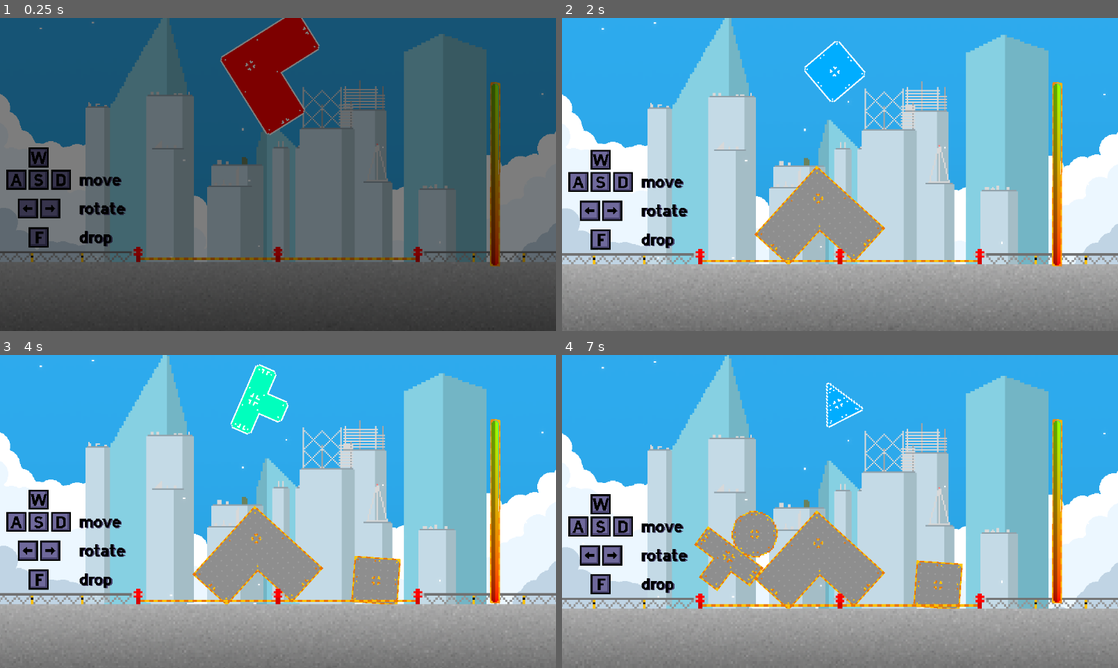
Above: before the commit, frames 1-4 (two rows, left to right).
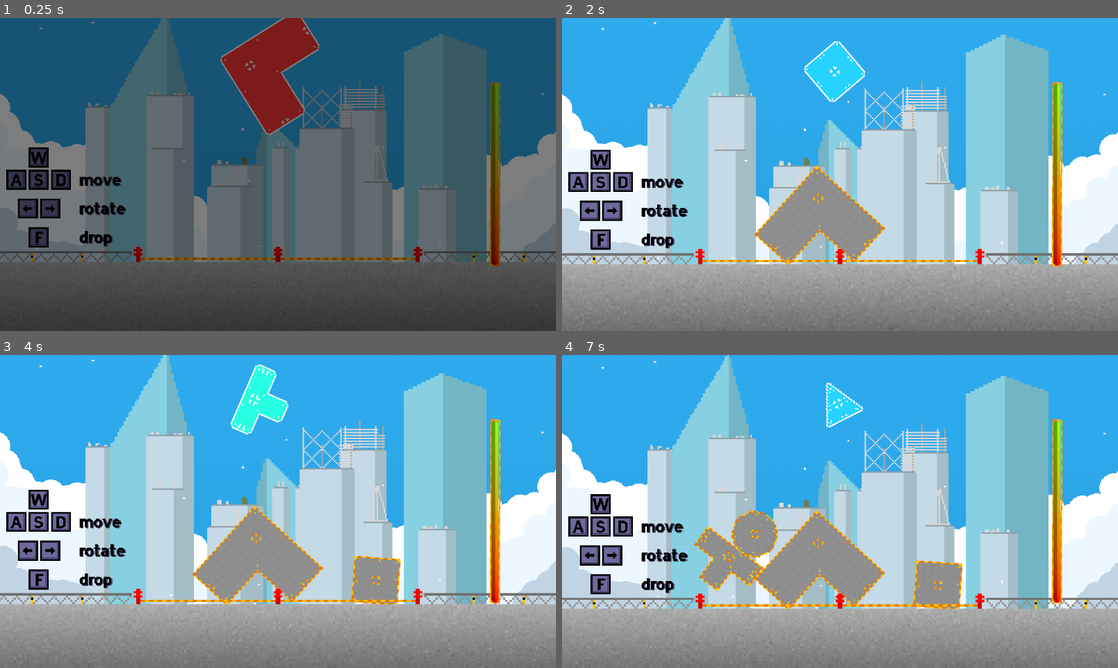
Above: after the commit, the same moments.

Repository: drew-abbo/gmtk_game_jam_game
Game: Godot game, scene res://game.tscn
Same seed, same stepped clock (60 frames per second), same inputs: the game is played once before the commit and once after it.
Inputs:
- Up to frame 1 (0.25 s): no input
- Up to frame 2 (2 s): hold D (move_right) 0.53-1.28 s; tap F (drop_piece) at 0.6, 1.35 s; hold S (move_down) from 1.28 s (still down)
- Up to frame 3 (4 s): release S (move_down) at 2.03 s; hold D (move_right) 2.03-2.78 s; tap F (drop_piece) at 2.1, 2.85, 3.6 s; hold W (move_up) 2.78-3.53 s; hold A (move_left) from 3.53 s (still down)
- Up to frame 4 (7 s): tap F (drop_piece) every 0.75 s from 4.35 to 6.6 s; release A (move_left) at 5.03 s; hold S (move_down) 5.03-5.78 s; hold D (move_right) 5.78-6.53 s; hold W (move_up) from 6.53 s (still down)

The runs differ from the first frame. In frame 1, 3.3% of the frame differs, in the area x 39-58%, y 0-37%; in frame 2, 1.0%; in frame 3, 1.0%; in frame 4, 0.4%.

Commit message:
improvements and fixes

Diff:
--- a/Building/Pieces/GlowShader.gdshader
+++ b/Building/Pieces/GlowShader.gdshader
@@ -5,7 +5,7 @@
 void fragment() {
 	if (do_glow) {
 		vec4 pixel_color = texture(TEXTURE, UV);
-		float glow_intensity = 0.15 * (sin(1.0 * TIME * PI) + 1.0);
+		float glow_intensity = 0.1 * (sin(1.0 * TIME * PI) + 1.0) + 0.05;
 		pixel_color += vec4(glow_intensity, glow_intensity, glow_intensity, 0);
 		COLOR = vec4(pixel_color.r, pixel_color.g, pixel_color.b, pixel_color.a);
 	}
--- a/Building/Pieces/Variants/angle_box_1.tscn
+++ b/Building/Pieces/Variants/angle_box_1.tscn
@@ -1,12 +1,14 @@
-[gd_scene load_steps=3 format=3 uid="uid://cbnhthckwkon5"]
+[gd_scene load_steps=4 format=3 uid="uid://cbnhthckwkon5"]
 
 [ext_resource type="PackedScene" uid="uid://cjg4a5yo4wh6x" path="res://Building/Pieces/building_piece.tscn" id="1_xmrbx"]
 [ext_resource type="Texture2D" uid="uid://7n4mnedimpqr" path="res://Assets/Angle Box 1.png" id="2_k28g6"]
+[ext_resource type="Material" uid="uid://bcimy1hebgo6p" path="res://Building/Pieces/glow_material.tres" id="2_q55tr"]
 
 [node name="BuildingPiece" instance=ExtResource("1_xmrbx")]
 steel_sprite_version = "res://Assets/Angle Box 1 (STEEL).png"
 
 [node name="Sprite2D" type="Sprite2D" parent="RigidBody2D" index="0"]
+material = ExtResource("2_q55tr")
 scale = Vector2(2, 2)
 texture = ExtResource("2_k28g6")
 
--- a/Building/Pieces/Variants/angle_box_2.tscn
+++ b/Building/Pieces/Variants/angle_box_2.tscn
@@ -1,12 +1,14 @@
-[gd_scene load_steps=3 format=3 uid="uid://cvk6ha86ed54w"]
+[gd_scene load_steps=4 format=3 uid="uid://cvk6ha86ed54w"]
 
 [ext_resource type="PackedScene" uid="uid://cjg4a5yo4wh6x" path="res://Building/Pieces/building_piece.tscn" id="1_1ir8y"]
 [ext_resource type="Texture2D" uid="uid://cyl073yma6kj8" path="res://Assets/Angle Box 2.png" id="2_hy56a"]
+[ext_resource type="Material" uid="uid://bcimy1hebgo6p" path="res://Building/Pieces/glow_material.tres" id="2_m341m"]
 
 [node name="BuildingPiece" instance=ExtResource("1_1ir8y")]
 steel_sprite_version = "res://Assets/Angle Box 2 (STEEL).png"
 
 [node name="Sprite2D" type="Sprite2D" parent="RigidBody2D" index="0"]
+material = ExtResource("2_m341m")
 scale = Vector2(2, 2)
 texture = ExtResource("2_hy56a")
 
--- a/Building/Pieces/Variants/box_1.tscn
+++ b/Building/Pieces/Variants/box_1.tscn
@@ -1,6 +1,7 @@
-[gd_scene load_steps=4 format=3 uid="uid://bqy5a4gssmoul"]
+[gd_scene load_steps=5 format=3 uid="uid://bqy5a4gssmoul"]
 
 [ext_resource type="PackedScene" uid="uid://cjg4a5yo4wh6x" path="res://Building/Pieces/building_piece.tscn" id="1_e5dd8"]
+[ext_resource type="Material" uid="uid://bcimy1hebgo6p" path="res://Building/Pieces/glow_material.tres" id="2_ks6d6"]
 [ext_resource type="Texture2D" uid="uid://bdii11uan6don" path="res://Assets/Box Type 1.png" id="2_lertm"]
 
 [sub_resource type="RectangleShape2D" id="RectangleShape2D_ea644"]
@@ -10,6 +11,7 @@
 steel_sprite_version = "res://Assets/Box Type 1 (STEEL).png"
 
 [node name="Sprite2D" type="Sprite2D" parent="RigidBody2D" index="0"]
+material = ExtResource("2_ks6d6")
 scale = Vector2(2, 2)
 texture = ExtResource("2_lertm")
 
--- a/Building/Pieces/Variants/box_2.tscn
+++ b/Building/Pieces/Variants/box_2.tscn
@@ -1,7 +1,8 @@
-[gd_scene load_steps=4 format=3 uid="uid://dcvcn3vtw6gy2"]
+[gd_scene load_steps=5 format=3 uid="uid://dcvcn3vtw6gy2"]
 
 [ext_resource type="PackedScene" uid="uid://cjg4a5yo4wh6x" path="res://Building/Pieces/building_piece.tscn" id="1_xpd7r"]
 [ext_resource type="Texture2D" uid="uid://f0igjcuqj8b5" path="res://Assets/Box 2.png" id="2_1ph1g"]
+[ext_resource type="Material" uid="uid://bcimy1hebgo6p" path="res://Building/Pieces/glow_material.tres" id="2_trwv8"]
 
 [sub_resource type="RectangleShape2D" id="RectangleShape2D_ea644"]
 size = Vector2(30, 30)
@@ -10,6 +11,7 @@
 steel_sprite_version = "res://Assets/Box 2 (STEEL).png"
 
 [node name="Sprite2D" type="Sprite2D" parent="RigidBody2D" index="0"]
+material = ExtResource("2_trwv8")
 scale = Vector2(2, 2)
 texture = ExtResource("2_1ph1g")
 
--- a/Building/Pieces/Variants/circle_1.tscn
+++ b/Building/Pieces/Variants/circle_1.tscn
@@ -1,7 +1,8 @@
-[gd_scene load_steps=4 format=3 uid="uid://b8jvu5ki6og3q"]
+[gd_scene load_steps=5 format=3 uid="uid://b8jvu5ki6og3q"]
 
 [ext_resource type="PackedScene" uid="uid://cjg4a5yo4wh6x" path="res://Building/Pieces/building_piece.tscn" id="1_modlj"]
 [ext_resource type="Texture2D" uid="uid://c11txrqohtsod" path="res://Assets/Circle Type 1.png" id="2_nuqt8"]
+[ext_resource type="Material" uid="uid://bcimy1hebgo6p" path="res://Building/Pieces/glow_material.tres" id="2_tjbsw"]
 
 [sub_resource type="CircleShape2D" id="CircleShape2D_x0qsl"]
 radius = 31.0
@@ -10,6 +11,7 @@
 steel_sprite_version = "res://Assets/Circle 1 (STEEL).png"
 
 [node name="Sprite2D" type="Sprite2D" parent="RigidBody2D" index="0"]
+material = ExtResource("2_tjbsw")
 scale = Vector2(2, 2)
 texture = ExtResource("2_nuqt8")
 
--- a/Building/Pieces/Variants/octagon_1.tscn
+++ b/Building/Pieces/Variants/octagon_1.tscn
@@ -1,12 +1,14 @@
-[gd_scene load_steps=3 format=3 uid="uid://1fll1apueny3"]
+[gd_scene load_steps=4 format=3 uid="uid://1fll1apueny3"]
 
 [ext_resource type="PackedScene" uid="uid://cjg4a5yo4wh6x" path="res://Building/Pieces/building_piece.tscn" id="1_6qx6h"]
+[ext_resource type="Material" uid="uid://bcimy1hebgo6p" path="res://Building/Pieces/glow_material.tres" id="2_0kk8a"]
 [ext_resource type="Texture2D" uid="uid://dffc5ddl8ld40" path="res://Assets/Octagon Type 1.png" id="2_knekt"]
 
 [node name="BuildingPiece" instance=ExtResource("1_6qx6h")]
 steel_sprite_version = "res://Assets/Octagon 1 (STEEL).png"
 
 [node name="Sprite2D" type="Sprite2D" parent="RigidBody2D" index="0"]
+material = ExtResource("2_0kk8a")
 scale = Vector2(2, 2)
 texture = ExtResource("2_knekt")
 
--- a/Building/Pieces/Variants/plus_1.tscn
+++ b/Building/Pieces/Variants/plus_1.tscn
@@ -1,12 +1,14 @@
-[gd_scene load_steps=3 format=3 uid="uid://do1ipuvkcff81"]
+[gd_scene load_steps=4 format=3 uid="uid://do1ipuvkcff81"]
 
 [ext_resource type="PackedScene" uid="uid://cjg4a5yo4wh6x" path="res://Building/Pieces/building_piece.tscn" id="1_uy6b3"]
+[ext_resource type="Material" uid="uid://bcimy1hebgo6p" path="res://Building/Pieces/glow_material.tres" id="2_gvc7m"]
 [ext_resource type="Texture2D" uid="uid://jtxhslq3xh18" path="res://Assets/Plus Type 1.png" id="2_py4vk"]
 
 [node name="BuildingPiece" instance=ExtResource("1_uy6b3")]
 steel_sprite_version = "res://Assets/Plus 1 (STEEL).png"
 
 [node name="Sprite2D" type="Sprite2D" parent="RigidBody2D" index="0"]
+material = ExtResource("2_gvc7m")
 scale = Vector2(2, 2)
 texture = ExtResource("2_py4vk")
 
--- a/Building/Pieces/Variants/t_box_1.tscn
+++ b/Building/Pieces/Variants/t_box_1.tscn
@@ -1,12 +1,14 @@
-[gd_scene load_steps=3 format=3 uid="uid://blqtku4q68lyt"]
+[gd_scene load_steps=4 format=3 uid="uid://blqtku4q68lyt"]
 
 [ext_resource type="PackedScene" uid="uid://cjg4a5yo4wh6x" path="res://Building/Pieces/building_piece.tscn" id="1_aa1e1"]
+[ext_resource type="Material" uid="uid://bcimy1hebgo6p" path="res://Building/Pieces/glow_material.tres" id="2_1hl0t"]
 [ext_resource type="Texture2D" uid="uid://ciy6ogp82uyni" path="res://Assets/T Box 1.png" id="2_stivu"]
 
 [node name="BuildingPiece" instance=ExtResource("1_aa1e1")]
 steel_sprite_version = "res://Assets/T Box 1 (STEEL).png"
 
 [node name="Sprite2D" type="Sprite2D" parent="RigidBody2D" index="0"]
+material = ExtResource("2_1hl0t")
 scale = Vector2(2, 2)
 texture = ExtResource("2_stivu")
 
--- a/Building/Pieces/Variants/t_box_2.tscn
+++ b/Building/Pieces/Variants/t_box_2.tscn
@@ -1,12 +1,14 @@
-[gd_scene load_steps=3 format=3 uid="uid://b2gyl7plthiw2"]
+[gd_scene load_steps=4 format=3 uid="uid://b2gyl7plthiw2"]
 
 [ext_resource type="PackedScene" uid="uid://cjg4a5yo4wh6x" path="res://Building/Pieces/building_piece.tscn" id="1_7mn77"]
 [ext_resource type="Texture2D" uid="uid://3r6enpx1usv" path="res://Assets/T Box 2.png" id="2_ocqjr"]
+[ext_resource type="Material" uid="uid://bcimy1hebgo6p" path="res://Building/Pieces/glow_material.tres" id="2_xbut6"]
 
 [node name="BuildingPiece" instance=ExtResource("1_7mn77")]
 steel_sprite_version = "res://Assets/T Box 2 (STEEL).png"
 
 [node name="Sprite2D" type="Sprite2D" parent="RigidBody2D" index="0"]
+material = ExtResource("2_xbut6")
 scale = Vector2(2, 2)
 texture = ExtResource("2_ocqjr")
 
--- a/Building/Pieces/Variants/triangle_1.tscn
+++ b/Building/Pieces/Variants/triangle_1.tscn
@@ -1,12 +1,14 @@
-[gd_scene load_steps=3 format=3 uid="uid://jk3rs0dgkky5"]
+[gd_scene load_steps=4 format=3 uid="uid://jk3rs0dgkky5"]
 
 [ext_resource type="PackedScene" uid="uid://cjg4a5yo4wh6x" path="res://Building/Pieces/building_piece.tscn" id="1_381pc"]
+[ext_resource type="Material" uid="uid://bcimy1hebgo6p" path="res://Building/Pieces/glow_material.tres" id="2_cd6u5"]
 [ext_resource type="Texture2D" uid="uid://t0xfdqq282ba" path="res://Assets/Triangle Type 1.png" id="2_vdpmu"]
 
 [node name="BuildingPiece" instance=ExtResource("1_381pc")]
 steel_sprite_version = "res://Assets/Triangle 1 (STEEL).png"
 
 [node name="Sprite2D" type="Sprite2D" parent="RigidBody2D" index="0"]
+material = ExtResource("2_cd6u5")
 scale = Vector2(2, 2)
 texture = ExtResource("2_vdpmu")
 
--- a/Building/Pieces/Variants/wide_box_1.tscn
+++ b/Building/Pieces/Variants/wide_box_1.tscn
@@ -1,6 +1,7 @@
-[gd_scene load_steps=4 format=3 uid="uid://b6figtsq2pk3m"]
+[gd_scene load_steps=5 format=3 uid="uid://b6figtsq2pk3m"]
 
 [ext_resource type="PackedScene" uid="uid://cjg4a5yo4wh6x" path="res://Building/Pieces/building_piece.tscn" id="1_0fui7"]
+[ext_resource type="Material" uid="uid://bcimy1hebgo6p" path="res://Building/Pieces/glow_material.tres" id="2_702ka"]
 [ext_resource type="Texture2D" uid="uid://cdsvn8mgw7dsg" path="res://Assets/Wide Box 1.png" id="2_hm60f"]
 
 [sub_resource type="RectangleShape2D" id="RectangleShape2D_oamxq"]
@@ -10,6 +11,7 @@
 steel_sprite_version = "res://Assets/Wide Box 1 (STEEL).png"
 
 [node name="Sprite2D" type="Sprite2D" parent="RigidBody2D" index="0"]
+material = ExtResource("2_702ka")
 scale = Vector2(2, 2)
 texture = ExtResource("2_hm60f")
 
--- a/Building/Pieces/Variants/wide_box_2.tscn
+++ b/Building/Pieces/Variants/wide_box_2.tscn
@@ -1,7 +1,8 @@
-[gd_scene load_steps=4 format=3 uid="uid://tsec71om05h8"]
+[gd_scene load_steps=5 format=3 uid="uid://tsec71om05h8"]
 
 [ext_resource type="PackedScene" uid="uid://cjg4a5yo4wh6x" path="res://Building/Pieces/building_piece.tscn" id="1_6o3qq"]
 [ext_resource type="Texture2D" uid="uid://c33yjfmbut45h" path="res://Assets/Wide Box 2.png" id="2_j6bub"]
+[ext_resource type="Material" uid="uid://bcimy1hebgo6p" path="res://Building/Pieces/glow_material.tres" id="2_rrfga"]
 
 [sub_resource type="RectangleShape2D" id="RectangleShape2D_oamxq"]
 size = Vector2(31, 15)
@@ -10,6 +11,7 @@
 steel_sprite_version = "res://Assets/Wide Box 2 (STEEL).png"
 
 [node name="Sprite2D" type="Sprite2D" parent="RigidBody2D" index="0"]
+material = ExtResource("2_rrfga")
 scale = Vector2(2, 2)
 texture = ExtResource("2_j6bub")
 
--- a/Building/Pieces/building_piece.gd
+++ b/Building/Pieces/building_piece.gd
@@ -51,11 +51,17 @@
 		return rigid_body_2d.angular_velocity
 
 
+func _ready() -> void:
+	assert(has_node("RigidBody2D/Sprite2D"))
+	pass
+
+
 func _physics_process(delta: float) -> void:
 	if is_player_controlled:
 		# player drops piece
 		if Input.is_action_just_pressed("drop_piece"):
 			is_player_controlled = false
+			remove_glow()
 			allow_freeze_timer.start()
 			rigid_body_2d.gravity_scale = 1.0
 			rigid_body_2d.linear_velocity.y -= PLAYER_DROP_BOOST
@@ -110,17 +116,13 @@
 
 
 func make_glow() -> void:
-	assert(has_node("RigidBody2D/Sprite2D"))
-	rigid_body_2d.material.set("shader_parameter/do_glow", true)
-
+	$RigidBody2D/Sprite2D.material.set("shader_parameter/do_glow", true)
 
 func remove_glow() -> void:
-	assert(has_node("RigidBody2D/Sprite2D"))
-	rigid_body_2d.material.set("shader_parameter/do_glow", false)
+	$RigidBody2D/Sprite2D.material.set("shader_parameter/do_glow", false)
 
 
 func make_steel() -> void:
-	assert(has_node("RigidBody2D/Sprite2D"))
 	$RigidBody2D/Sprite2D.texture = load(steel_sprite_version)
 	remove_glow()
 
--- a/Building/Pieces/building_piece.tscn
+++ b/Building/Pieces/building_piece.tscn
@@ -1,11 +1,6 @@
-[gd_scene load_steps=5 format=3 uid="uid://cjg4a5yo4wh6x"]
+[gd_scene load_steps=3 format=3 uid="uid://cjg4a5yo4wh6x"]
 
 [ext_resource type="Script" path="res://Building/Pieces/building_piece.gd" id="1_haemo"]
-[ext_resource type="Shader" path="res://Building/Pieces/GlowShader.gdshader" id="2_u6g4c"]
-
-[sub_resource type="ShaderMaterial" id="ShaderMaterial_e28vd"]
-shader = ExtResource("2_u6g4c")
-shader_parameter/do_glow = true
 
 [sub_resource type="PhysicsMaterial" id="PhysicsMaterial_3d1gg"]
 bounce = 0.1
@@ -14,7 +9,6 @@
 script = ExtResource("1_haemo")
 
 [node name="RigidBody2D" type="RigidBody2D" parent="."]
-material = SubResource("ShaderMaterial_e28vd")
 collision_mask = 3
 mass = 20.0
 physics_material_override = SubResource("PhysicsMaterial_3d1gg")
--- /dev/null
+++ b/Building/Pieces/glow_material.tres
@@ -0,0 +1,8 @@
+[gd_resource type="ShaderMaterial" load_steps=2 format=3 uid="uid://bcimy1hebgo6p"]
+
+[ext_resource type="Shader" path="res://Building/Pieces/GlowShader.gdshader" id="1_2k4gg"]
+
+[resource]
+resource_local_to_scene = true
+shader = ExtResource("1_2k4gg")
+shader_parameter/do_glow = true
--- a/music.tscn
+++ b/music.tscn
@@ -1,12 +1,12 @@
 [gd_scene load_steps=3 format=3 uid="uid://pgmwls2y22ex"]
 
-[ext_resource type="AudioStream" uid="uid://dhvjvwdfc8r8g" path="res://main_music.wav" id="1_v4wfn"]
+[ext_resource type="AudioStream" uid="uid://dhvjvwdfc8r8g" path="res://Audio/main_music.wav" id="1_v4wfn"]
 
 [sub_resource type="GDScript" id="GDScript_js1pa"]
 script/source = "class_name MusicPlayer
 extends Node
 
-var music: Resource = load(\"res://main_music.wav\")
+var music: Resource = load(\"res://Audio/main_music.wav\")
 
 @onready var audio_player: AudioStreamPlayer2D = $AudioStreamPlayer2D
 
--- a/project.godot
+++ b/project.godot
@@ -30,6 +30,10 @@
 [dotnet]
 
 project/assembly_name="gmtk_game"
+
+[filesystem]
+
+import/blender/enabled=false
 
 [input]
 
Not shown, changed: Audio/main_music.wav.import
Not shown, added: Audio/main_music.wav
